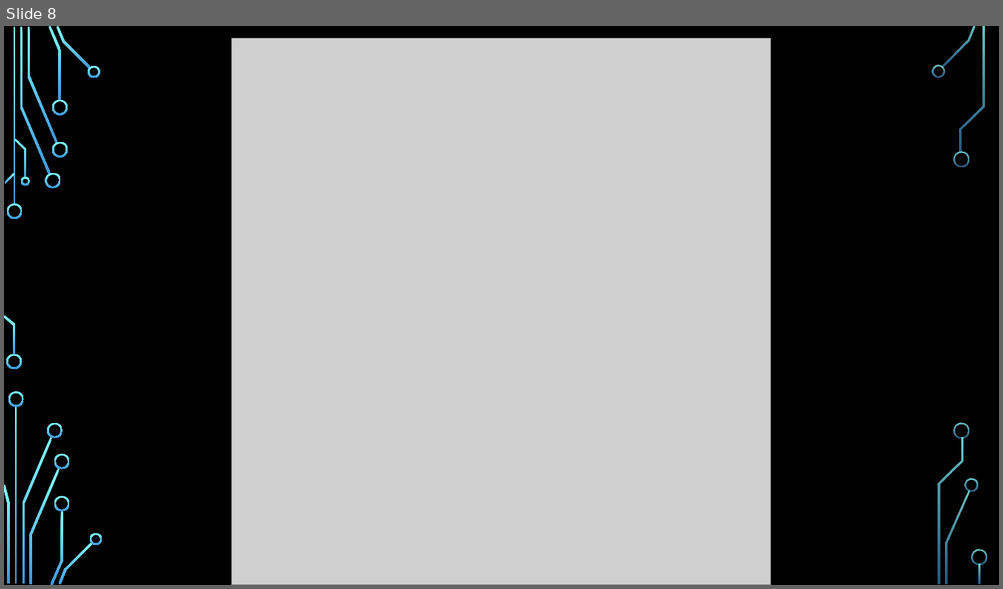
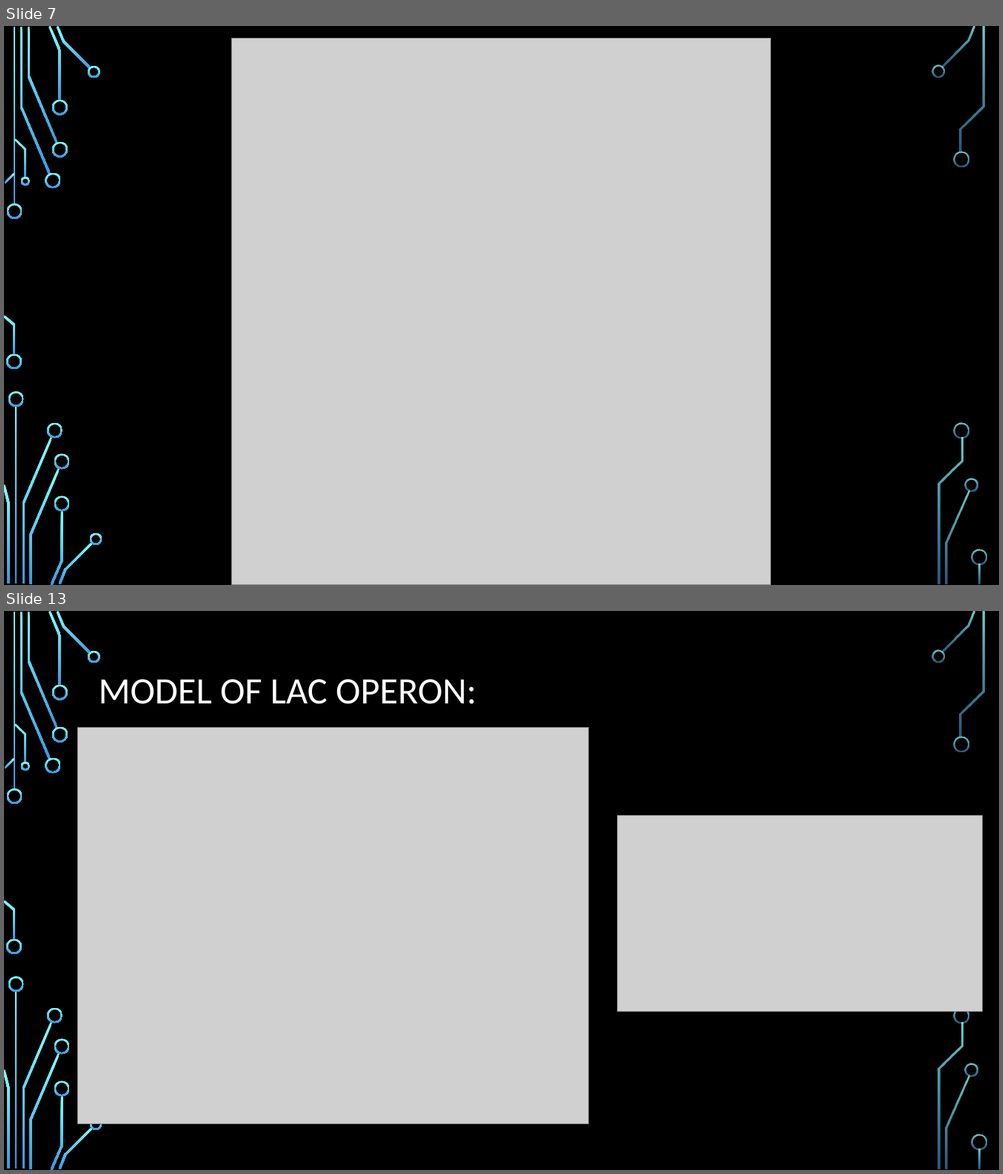
Before and after one commit to saleisha57/Bioinformatics_Final, a slide deck: Aleisha PowerPoint Edit.pptx. Shown one above the other, each under a label of ours: slide 8 before the commit, slides 7 and 13 after it; the slides between them are not shown. The pictures are 1003x589 and 1003x1174 pixels, drawn with LibreOffice and Linux fonts; fonts in the diff are those of the drawing; grey boxes stand for pictures; background and template pictures are left out. Boxes give left, top, right and bottom in pixels: in the first picture for what was removed or moved away, otherwise in the second. Text is boxed around its words. In the diff, an @@ line names an element or a change of style, - is before the commit and + after.

```diff
--- a/Aleisha PowerPoint Edit.pptx
+++ b/Aleisha PowerPoint Edit.pptx
@@ slide 13 added at bbox=[4, 611, 999, 1170], background picture (left out); not listed: 36 template elements that a slide beside it also shows @@
@@ title added at bbox=[99, 679, 476, 704], 36 pt, text #FFFFFF @@
+MODEL OF LAC OPERON:
@@ picture added at bbox=[78, 727, 588, 1124] @@
@@ picture added at bbox=[617, 815, 983, 1011] @@
@@ what was slide 8 is now slide 7 @@
```
Also in this commit, not shown: 9 slides changed, 12 other slides added, 4 slides removed, 1 other file.
